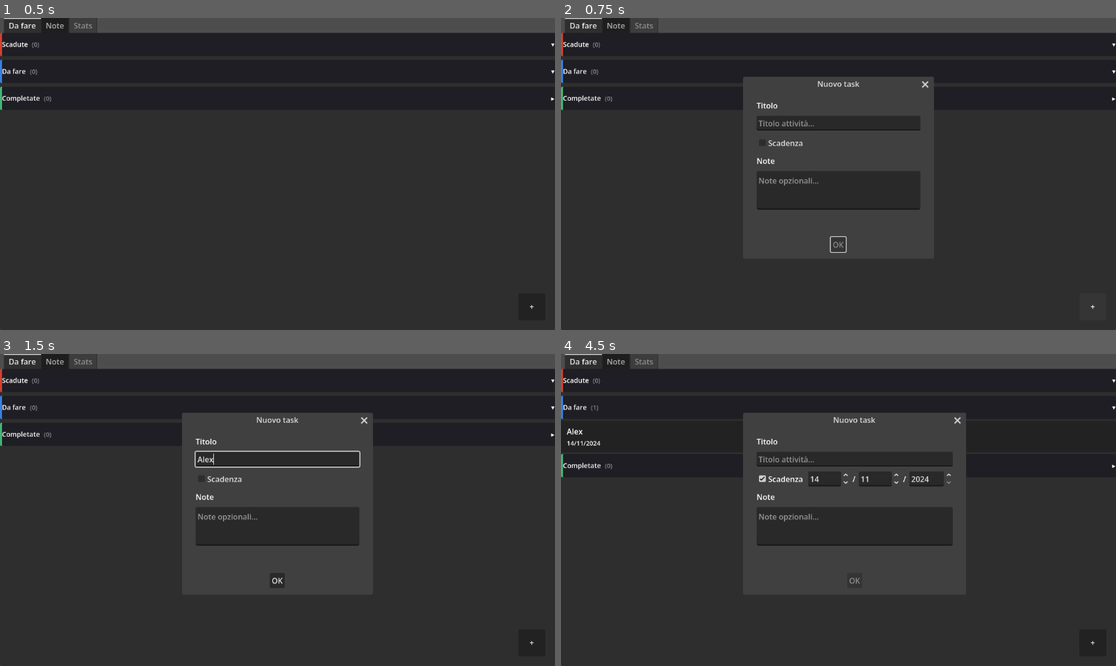
Above: before the commit, frames 1-4 (two rows, left to right).
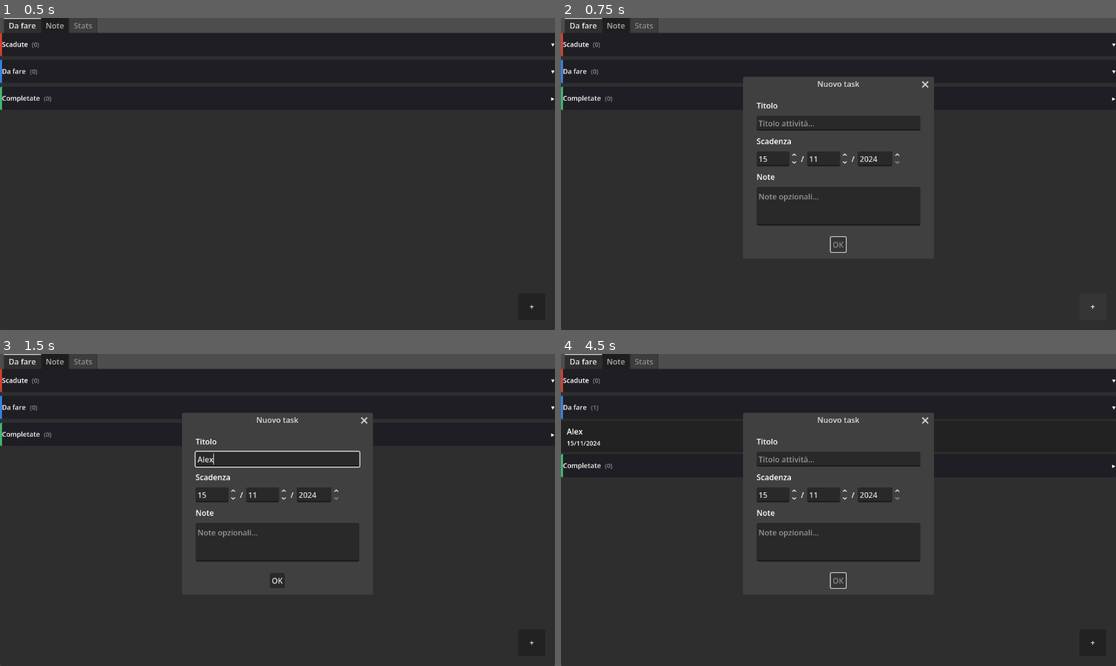
Above: after the commit, the same moments.

Repository: 1110sillabo/todo_gsd
Game: Godot game, scene res://src/ui/main_scene.tscn
Same seed, same stepped clock (60 frames per second), same inputs: the game is played once before the commit and once after it.
Inputs (mouse positions are in pixels of both pictures, inside the frame that each line leads up to):
- Up to frame 1 (0.5 s): no input
- Up to frame 2 (0.75 s): click "+" at 0.5 s
- Up to frame 3 (1.5 s): click (277, 460) at 1.27 s; type "Alex" at 1.35 s
- Up to frame 4 (4.5 s): click (783, 478) at 2 s, where only the run before the commit has a clickable "Scadenza"; click "OK" at 2.75 s; click "+" at 3.5 s; click (783, 478) at 4.25 s, where only the run before the commit has a clickable "Scadenza"

Frame 1 is identical in both runs. In frame 2, 0.7% of the frame differs, in the area x 35-65%, y 38-67%; in frame 3, 0.7%; in frame 4, 2.0%, in the area x 1-73%, y 18-76%.

Commit message:
feat: remove deadline checkbox, always show spinboxes, prefill new tasks with tomorrow

Diff:
--- a/src/ui/task_edit_dialog.gd
+++ b/src/ui/task_edit_dialog.gd
@@ -5,19 +5,14 @@
 var _task: TaskResource = null
 
 @onready var _title_edit: LineEdit = $MarginContainer/VBoxContainer/TitleEdit
-@onready var _deadline_check: CheckBox = $MarginContainer/VBoxContainer/DeadlineRow/DeadlineCheck
 @onready var _day_spin: SpinBox = $MarginContainer/VBoxContainer/DeadlineRow/DaySpinBox
-@onready var _slash1: Label = $MarginContainer/VBoxContainer/DeadlineRow/SlashLabel1
 @onready var _month_spin: SpinBox = $MarginContainer/VBoxContainer/DeadlineRow/MonthSpinBox
-@onready var _slash2: Label = $MarginContainer/VBoxContainer/DeadlineRow/SlashLabel2
 @onready var _year_spin: SpinBox = $MarginContainer/VBoxContainer/DeadlineRow/YearSpinBox
 @onready var _desc_edit: TextEdit = $MarginContainer/VBoxContainer/DescEdit
 
 func _ready() -> void:
 	confirmed.connect(_on_confirmed)
 	_title_edit.text_changed.connect(_on_title_changed)
-	_deadline_check.toggled.connect(_on_deadline_toggled)
-	_update_deadline_controls(false)
 
 func show_for_task(task: TaskResource, dialog_title: String = "Modifica attività") -> void:
 	_task = task
@@ -29,29 +24,16 @@
 		_day_spin.value = dt.day
 		_month_spin.value = dt.month
 		_year_spin.value = dt.year
-		_deadline_check.button_pressed = true
 	else:
-		var now := Time.get_datetime_dict_from_unix_time(int(Time.get_unix_time_from_system()))
-		_day_spin.value = now.day
-		_month_spin.value = now.month
-		_year_spin.value = now.year
-		_deadline_check.button_pressed = false
-	_update_deadline_controls(_deadline_check.button_pressed)
+		var tomorrow := Time.get_datetime_dict_from_unix_time(int(Time.get_unix_time_from_system()) + 86400)
+		_day_spin.value = tomorrow.day
+		_month_spin.value = tomorrow.month
+		_year_spin.value = tomorrow.year
 	get_ok_button().disabled = task.title.strip_edges().is_empty()
-	popup_centered(Vector2i(380, 340))
+	popup_centered(Vector2i(360, 320))
 
 func _on_title_changed(new_text: String) -> void:
 	get_ok_button().disabled = new_text.strip_edges().is_empty()
-
-func _on_deadline_toggled(pressed: bool) -> void:
-	_update_deadline_controls(pressed)
-
-func _update_deadline_controls(has_deadline: bool) -> void:
-	_day_spin.visible = has_deadline
-	_slash1.visible = has_deadline
-	_month_spin.visible = has_deadline
-	_slash2.visible = has_deadline
-	_year_spin.visible = has_deadline
 
 func _on_confirmed() -> void:
 	if _task == null:
@@ -61,13 +43,10 @@
 		return
 	_task.title = new_title
 	_task.description = _desc_edit.text
-	if _deadline_check.button_pressed:
-		_task.deadline = int(Time.get_unix_time_from_datetime_dict({
-			"day": int(_day_spin.value), "month": int(_month_spin.value),
-			"year": int(_year_spin.value), "hour": 0, "minute": 0, "second": 0
-		}))
-	else:
-		_task.deadline = 0
+	_task.deadline = int(Time.get_unix_time_from_datetime_dict({
+		"day": int(_day_spin.value), "month": int(_month_spin.value),
+		"year": int(_year_spin.value), "hour": 0, "minute": 0, "second": 0
+	}))
 	task_saved.emit(_task)
 
 static func parse_deadline(text: String) -> int:
--- a/src/ui/task_edit_dialog.tscn
+++ b/src/ui/task_edit_dialog.tscn
@@ -26,13 +26,13 @@
 layout_mode = 2
 placeholder_text = "Titolo attività..."
 
+[node name="DeadlineLabel" type="Label" parent="MarginContainer/VBoxContainer"]
+layout_mode = 2
+text = "Scadenza"
+
 [node name="DeadlineRow" type="HBoxContainer" parent="MarginContainer/VBoxContainer"]
 layout_mode = 2
 theme_override_constants/separation = 6
-
-[node name="DeadlineCheck" type="CheckBox" parent="MarginContainer/VBoxContainer/DeadlineRow"]
-layout_mode = 2
-text = "Scadenza"
 
 [node name="DaySpinBox" type="SpinBox" parent="MarginContainer/VBoxContainer/DeadlineRow"]
 layout_mode = 2
